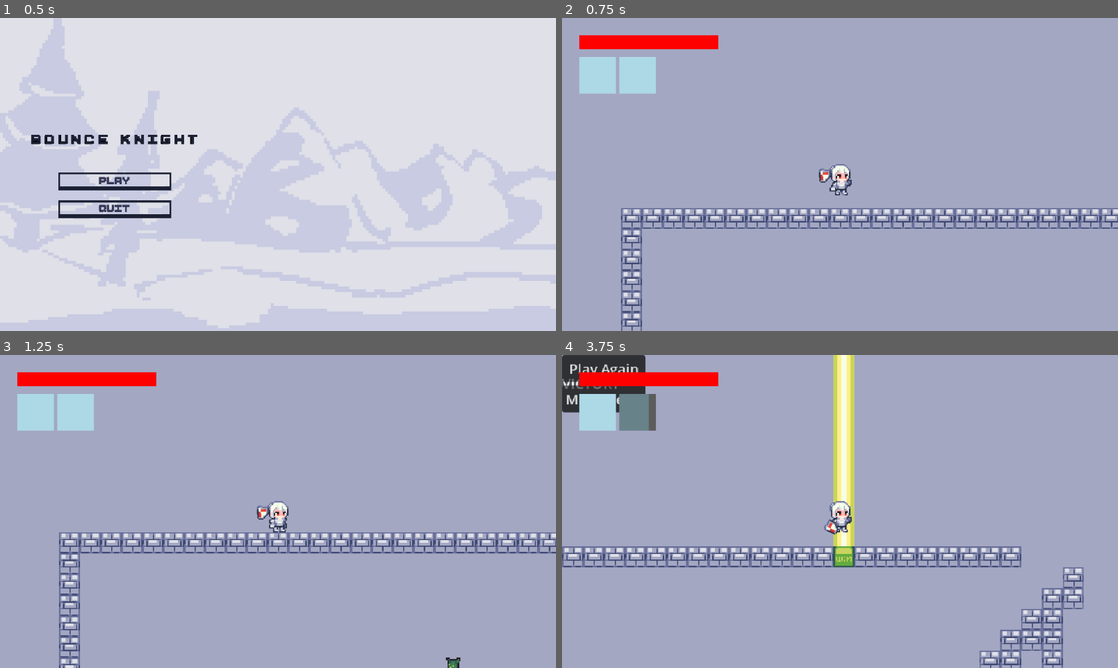
Above: before the commit, frames 1-4 (two rows, left to right).
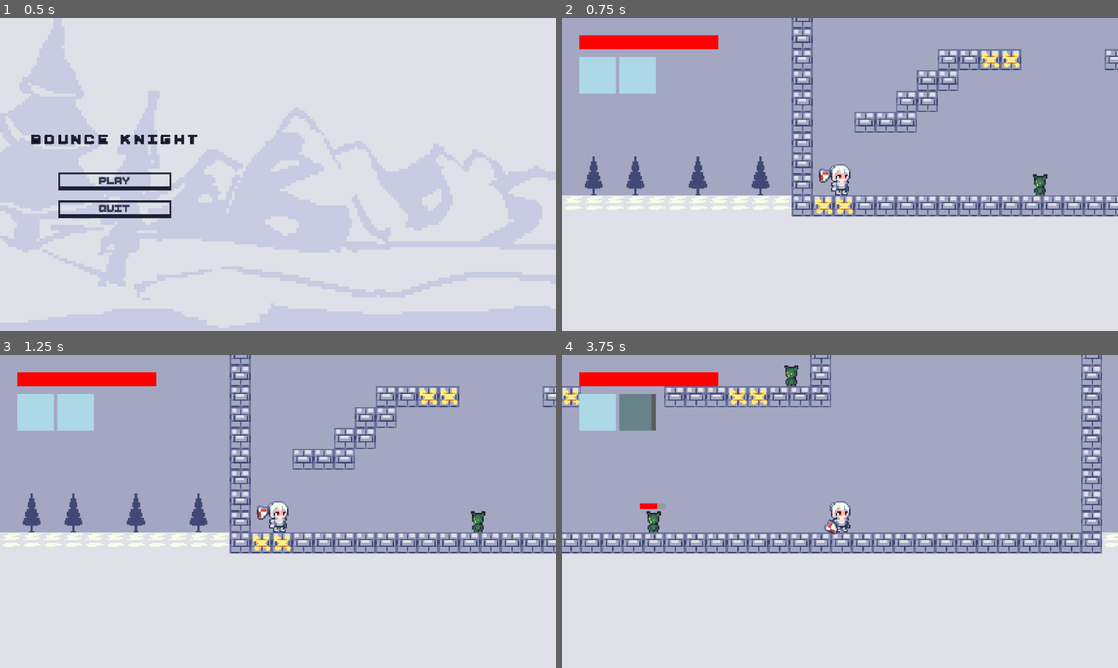
Above: after the commit, the same moments.

Repository: Cyberdemon-bot/Bounce-Knight
Game: Godot game, scene res://scenes/start_screen_classic.tscn
Two runs of this game, one before a commit and one after it. Both use one fixed random seed, a clock stepped at 60 frames per second and the inputs below. Sound files missing from this copy of the repository are replaced by a short silence.
Inputs (mouse positions are in pixels of both pictures, inside the frame that each line leads up to):
- Up to frame 1 (0.5 s): no input
- Up to frame 2 (0.75 s): click "PLAY" at 0.5 s
- Up to frame 3 (1.25 s): no input
- Up to frame 4 (3.75 s): tap Enter at 1.25 s; move the mouse to (962, 495) at 1.27 s; hold D (move_right) 1.28-2.78 s; tap Q at 1.35, 2.85 s; tap Space (jump) at 1.52, 2.27 s; move the mouse to (728, 527) at 2.02 s; tap E at 2.1, 3.6 s; move the mouse to (895, 442) at 2.77 s; hold A (move_left) 2.78-3.53 s; move the mouse to (812, 574) at 3.52 s; hold D (move_right) from 3.53 s (still down)

Frame 1 is identical in both runs. In frame 2, 45% of the frame differs, in the area x 0-100%, y 0-100%; in frame 3, 45%; in frame 4, 47%.

Commit message:
.

Diff:
--- a/scenes/main.tscn
+++ b/scenes/main.tscn
@@ -37,7 +37,7 @@
 tile_set = SubResource("TileSet_1vivr")
 
 [node name="Player" parent="." unique_id=1816567509 instance=ExtResource("2_0xm2m")]
-position = Vector2(168, -966)
+position = Vector2(37, -26)
 
 [node name="SpawnTimer" type="Timer" parent="." unique_id=900823372]
 autostart = true
Not shown, added: export_presets.cfg
Not shown, added: exports/index.apple-touch-icon.png.import
Not shown, added: exports/index.icon.png.import
Not shown, added: exports/index.png.import
Not shown, added: exports/index.apple-touch-icon.png
Not shown, added: exports/index.audio.position.worklet.js
Not shown, added: exports/index.audio.worklet.js
Not shown, added: exports/index.icon.png
Not shown, added: exports/index.js
Not shown, added: exports/index.pck
Not shown, added: exports/index.png
Not shown, added: exports/index.wasm
